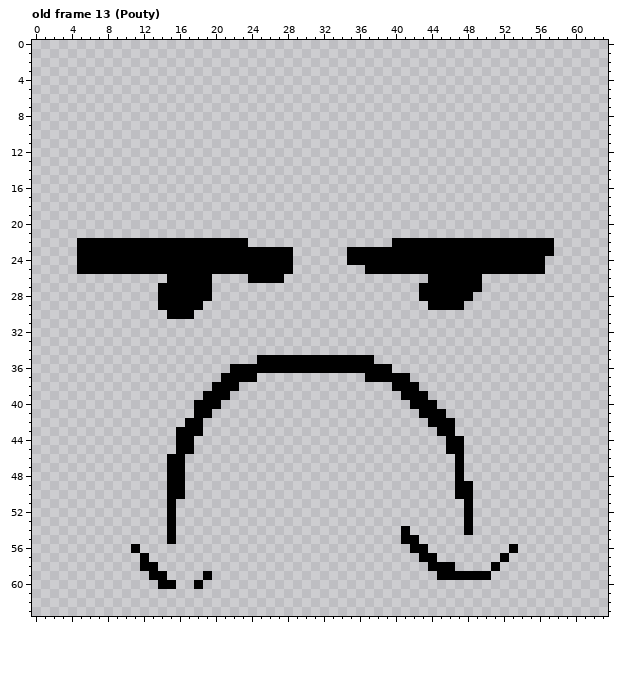
Edited in one commit: pixel-art file (BuildsVsBlocksAsepriteFiles/BuildsVsBlocksFacesAndStuff.aseprite). Above, as it was before the edit.
64x64 pixels, 17 frames. Colours within 5 levels of each other are drawn and written as one. Shown: old frame 13 (Pouty). The commit also changed other frames, which this record leaves out.
After the commit:
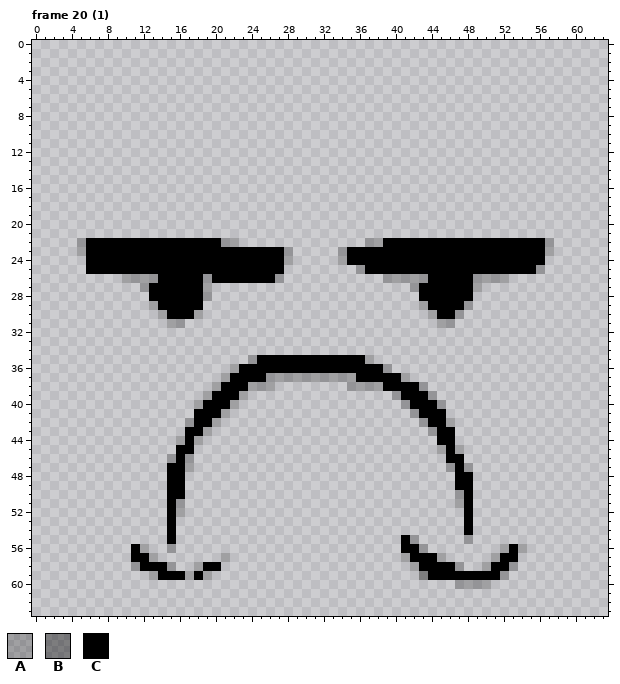
Palette (. is transparent): A #00000038  B #00000064  C #000000
A new or re-ordered frame is compared with the old frame closest to it.
Change:
frames 17 -> 82
layer "Face" added
layer "Layer 2" removed
Changed rows in their new state; - is an unchanged pixel.
Frame 20 (1) is new; against old frame 13 (Pouty):
first column x 5:
22 A---------------AA.-------------AAC-----------------A
23 A----------------------A-----A----------------------A
24 .----------------------A-----A-----------------------
25 .----------------------.-------A-------------------A-
26 -----AAAAC----ACCCC---A-----------AAAAA-----AAAA-----
27 -------AC-----A----------------------A------A--------
28 --------C-----A--------------------------------------
29 --------A-----------------------------A----A---------
30 ---------A---A-------------------------ACCA----------
31 ----------AA----------------------------AA-----------
first column x 11:
35 -------------A------------A-----------------
36 -----------A----------------A---------------
37 ----------A---CAAAAAAAAAAC----A-------------
38 ---------A--CAAA--------AAAAC---A-----------
39 --------A--CA----------------A---A----------
40 -------A--CA------------------A---A---------
41 ---------CA--------------------A------------
42 ------A-CA----------------------A--A--------
43 -----.--A------------------------A----------
44 -----A-A--------------------------C-.-------
45 ----------------------------------A-A-------
46 ----A-A----------------------------C--------
47 ------A----------------------------A-A------
48 -------------------------------------C------
50 ------------------------------------A-------
51 -----A------------------------------A-------
52 -----A--------------------------------------
54 ------------------------------.-------------
55 -------------------------------A-----A------
56 -A--A-------------------------C-A--------A-A
57 C-A-------A-------------------AC--A-----A-C-
58 A--CA--ACC---------------------AC---A--A-CA-
59 --A-CCACA-----------------------BC------CA--
60 ---..--.----------------------------AAAA----
